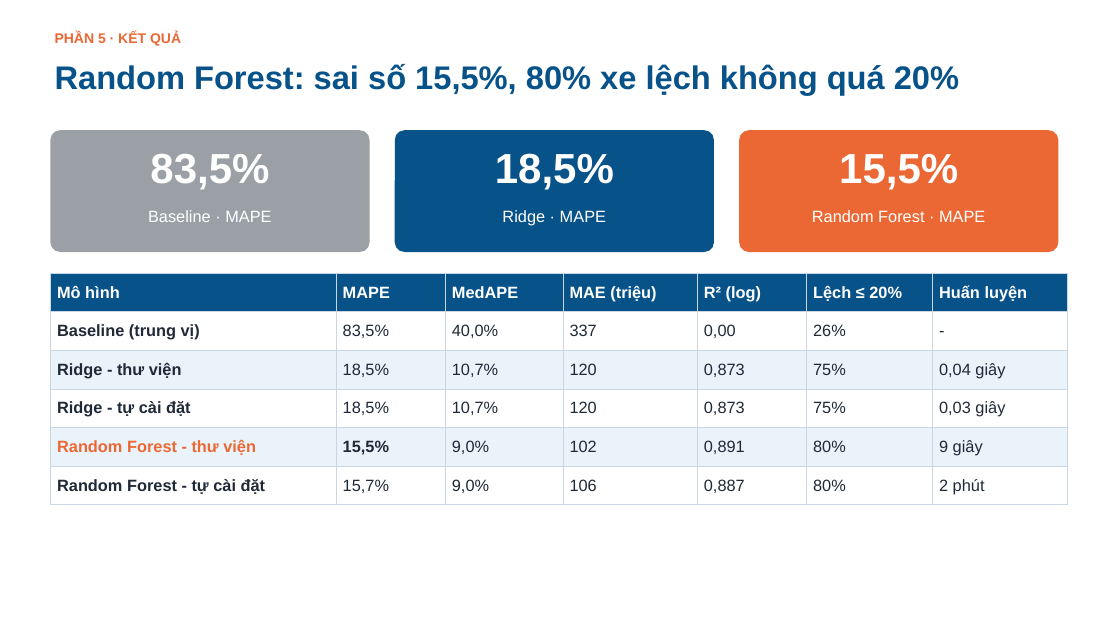
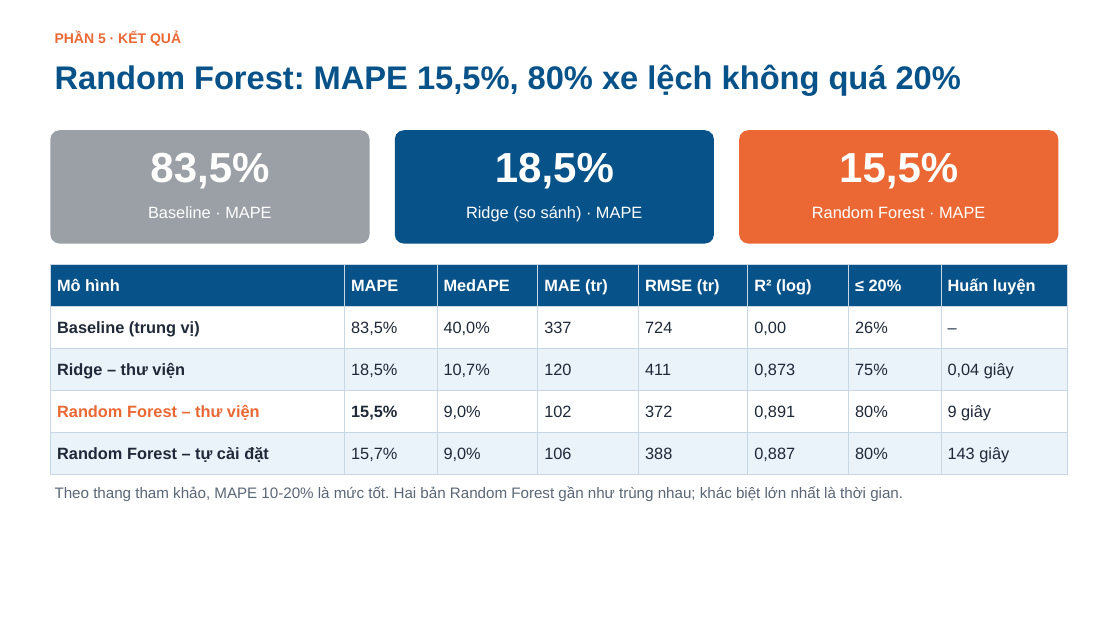
Before and after one commit to tiendc57/DataScience, a slide deck: slide 26 of slides/Bao_cao_Du_doan_gia_o_to.pptx (slide 27 before the commit). Drawn at 1120x630 pixels with LibreOffice and Linux fonts; fonts in the diff are those of the drawing; background and template pictures are left out. Boxes give left, top, right and bottom in pixels: in the first picture for what was removed or moved away, otherwise in the second. Text is boxed around its words. In the diff, an @@ line names an element or a change of style, - is before the commit and + after.

```diff
--- a/slides/Bao_cao_Du_doan_gia_o_to.pptx
+++ b/slides/Bao_cao_Du_doan_gia_o_to.pptx
@@ text at (x1=55, y1=64, x2=961, y2=95): text changed @@
-Random Forest: sai số 15,5%, 80% xe lệch không quá 20%
+Random Forest: MAPE 15,5%, 80% xe lệch không quá 20%
@@ rounded rectangle resized from (x1=50, y1=130, x2=370, y2=252) to (x1=50, y1=130, x2=370, y2=244) @@
@@ rounded rectangle resized from (x1=395, y1=130, x2=714, y2=252) to (x1=395, y1=130, x2=714, y2=244) @@
@@ rounded rectangle resized from (x1=739, y1=130, x2=1059, y2=252) to (x1=739, y1=130, x2=1059, y2=244) @@
@@ text "Baseline · MAPE" moved from (x1=148, y1=210, x2=271, y2=222) to (x1=148, y1=206, x2=271, y2=218) @@
@@ text at (x1=466, y1=206, x2=642, y2=221): text changed @@
-Ridge · MAPE
+Ridge (so sánh) · MAPE
@@ text "Random Forest · MAPE" moved from (x1=812, y1=210, x2=985, y2=222) to (x1=812, y1=206, x2=985, y2=218) @@
@@ table at (x1=50, y1=265, x2=1067, y2=475) @@
-Mô hình | MAPE | MedAPE | MAE (triệu) | R² (log) | Lệch ≤ 20% | Huấn luyện
-Baseline (trung vị) | 83,5% | 40,0% | 337 | 0,00 | 26% | -
-Ridge - thư viện | 18,5% | 10,7% | 120 | 0,873 | 75% | 0,04 giây
-Ridge - tự cài đặt | 18,5% | 10,7% | 120 | 0,873 | 75% | 0,03 giây
-Random Forest - thư viện | 15,5% | 9,0% | 102 | 0,891 | 80% | 9 giây
-Random Forest - tự cài đặt | 15,7% | 9,0% | 106 | 0,887 | 80% | 2 phút
+Mô hình | MAPE | MedAPE | MAE (tr) | RMSE (tr) | R² (log) | ≤ 20% | Huấn luyện
+Baseline (trung vị) | 83,5% | 40,0% | 337 | 724 | 0,00 | 26% | –
+Ridge – thư viện | 18,5% | 10,7% | 120 | 411 | 0,873 | 75% | 0,04 giây
+Random Forest – thư viện | 15,5% | 9,0% | 102 | 372 | 0,891 | 80% | 9 giây
+Random Forest – tự cài đặt | 15,7% | 9,0% | 106 | 388 | 0,887 | 80% | 143 giây
@@ table resized from (x1=50, y1=273, x2=1067, y2=505) to (x1=50, y1=265, x2=1067, y2=475) @@
@@ text added at (x1=55, y1=486, x2=903, y2=501), 13 pt, text #5B6775 @@
+Theo thang tham khảo, MAPE 10-20% là mức tốt. Hai bản Random Forest gần như trùng nhau; khác biệt lớn nhất là thời gian.
```
Also in this commit, not shown: 15 other slides changed, 18 slides added, 18 slides removed, 18 other files.
